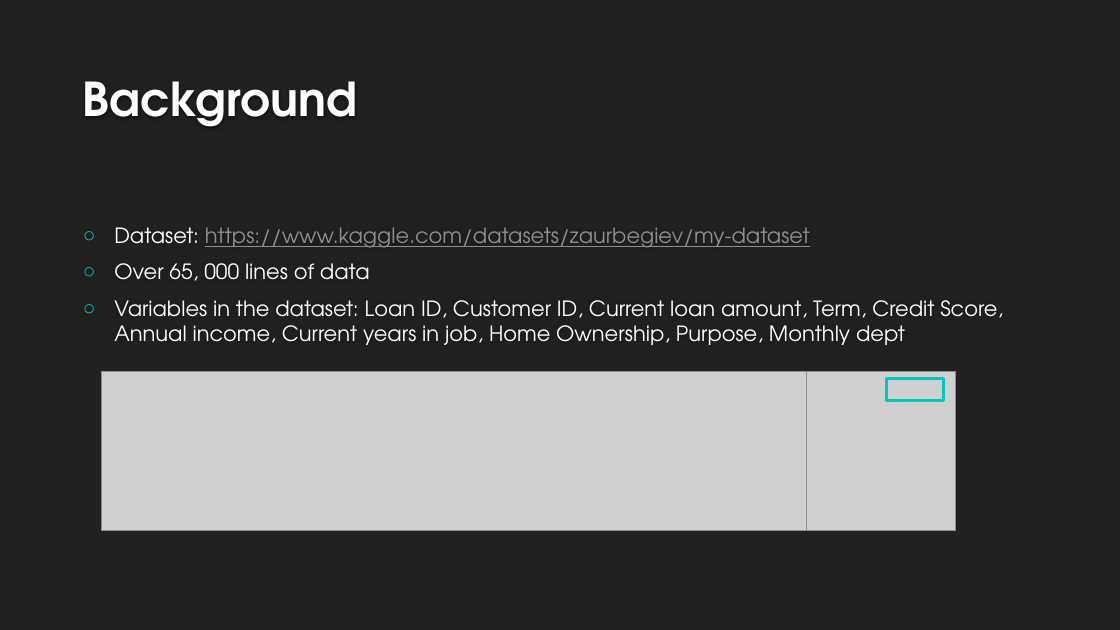
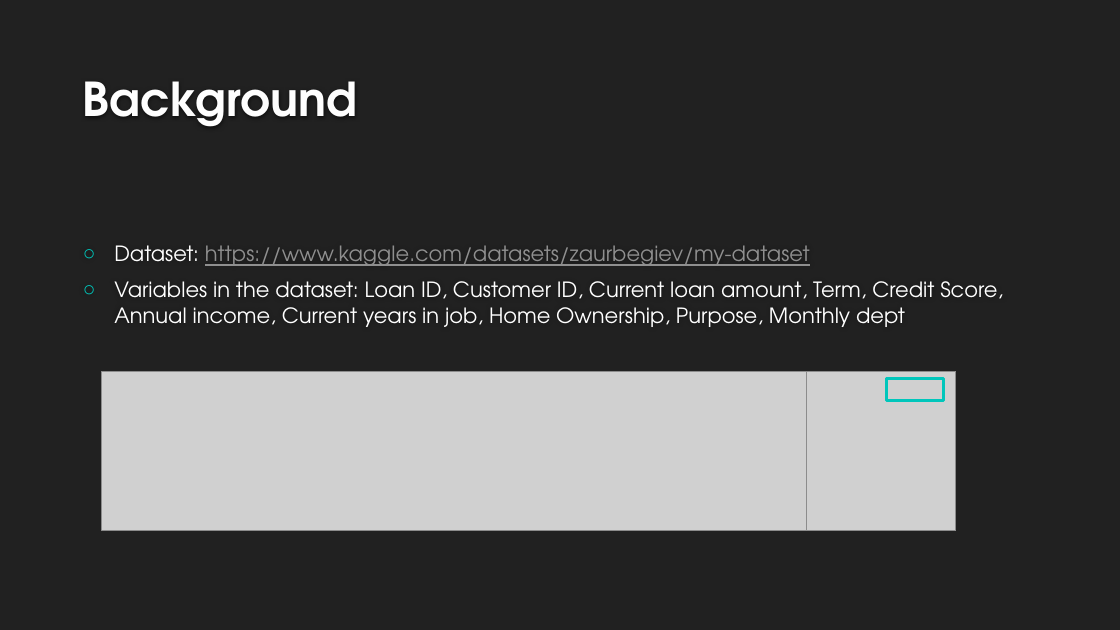
Before and after one commit to KavishNaran/Loan-risk---machine-learning, a slide deck: slide 3 of Credit Loan Presentation.pptx. Drawn at 1120x630 pixels with LibreOffice and Linux fonts; fonts in the diff are those of the drawing; grey boxes stand for pictures; background and template pictures are left out. Boxes give left, top, right and bottom in pixels: in the first picture for what was removed or moved away, otherwise in the second. Text is boxed around its words. In the diff, an @@ line names an element or a change of style, - is before the commit and + after.

```diff
--- a/Credit Loan Presentation.pptx
+++ b/Credit Loan Presentation.pptx
@@ text at [114, 263, 370, 281]: paragraph removed @@
-○ Over 65, 000 lines of data
```
Also in this commit, not shown: 2 other slides changed, 7 slides added, 6 slides removed, 1 other file.
